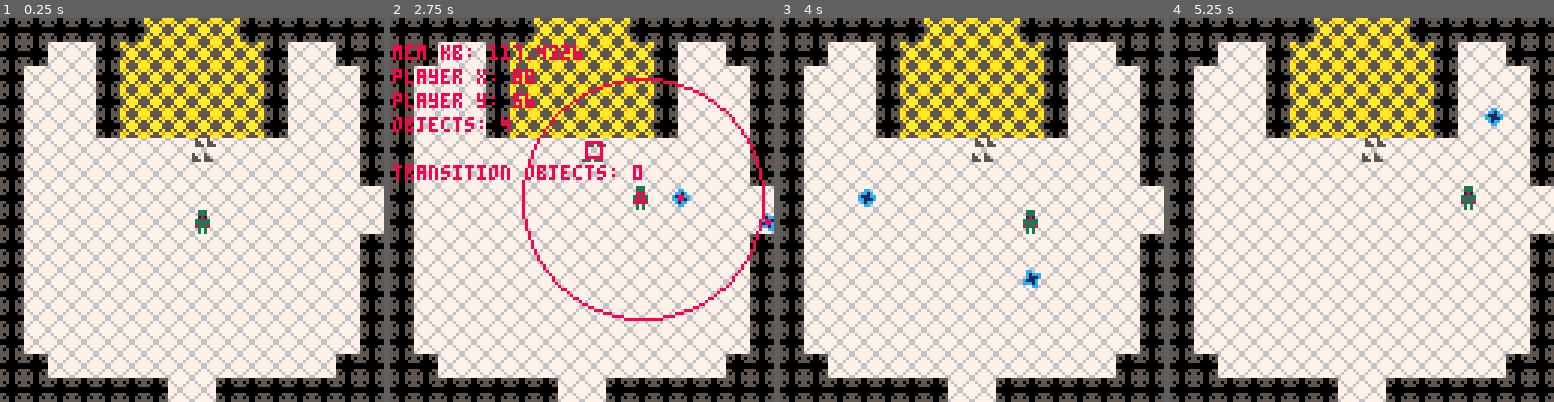
Above: before the commit, frames 1-4 (left to right).
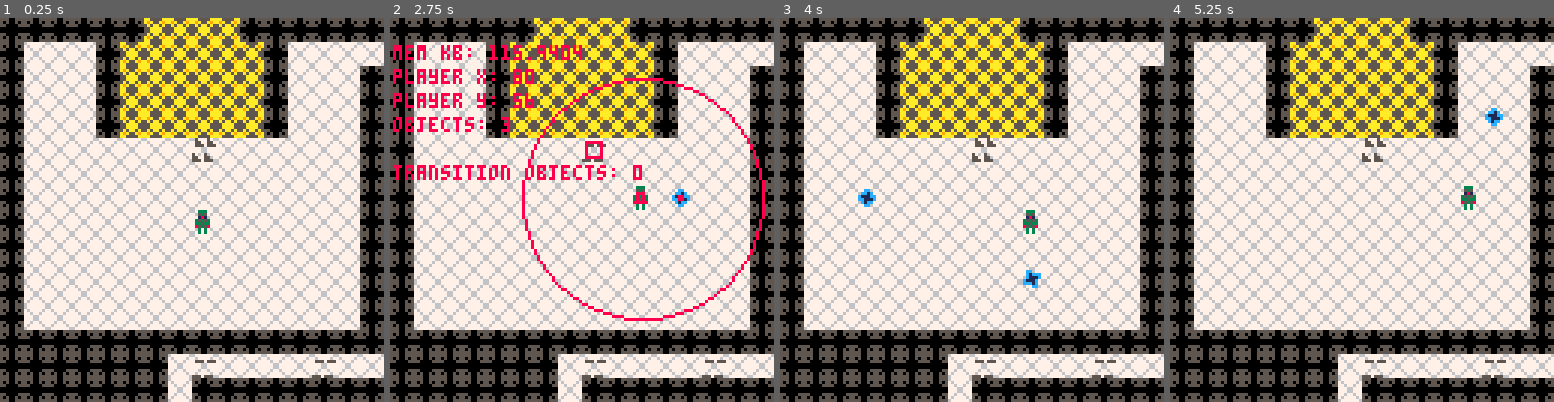
Above: after the commit, the same moments.

Repository: rledford/pico-door
Game: PICO-8 cartridge door.p8
Two runs of this game, one before a commit and one after it. Both use one fixed random seed, a clock stepped at 60 frames per second and the inputs below.
Inputs:
- Up to frame 1 (0.25 s): no input
- Up to frame 2 (2.75 s): tap X (X key) at 0.33, 1.07, 1.85 s; tap O (Z key) at 0.7, 1.7, 2.1, 2.5 s; hold Right 1.6-2.1 s; hold Up 2.15-2.42 s; hold Right from 2.47 s (still down)
- Up to frame 3 (4 s): tap O (Z key) at 2.9, 3.3, 3.7 s; tap X (X key) at 2.97 s; release Right at 3.03 s; hold Left 3.08-3.58 s; hold Down 3.63-3.97 s
- Up to frame 4 (5.25 s): hold Right 4.02-4.68 s; tap X (X key) at 4.08, 5.2 s; tap O (Z key) at 4.1, 4.5, 4.9 s; hold Up 4.73-5.03 s; hold Left from 5.08 s (still down)

The runs differ from the first frame. In frame 1, 11% of the frame differs, in the area x 6-100%, y 6-100%; in frame 2, 11%; in frame 3, 11%; in frame 4, 11%.

Commit message:
Update map layout, traps and spawn points.

Diff:
--- a/door.p8
+++ b/door.p8
@@ -1135,14 +1135,14 @@
 	return {x=flr(dest.x-pos.x),y=flr(dest.y-pos.y)}
 end
 __gfx__
-0000000055500555677777764444444467777776aa5555aa67766776090000900900009008800880088008800085880000858800880000886666666669a99a96
-0000000050500505767777674949494576777767a9a55a9a76555567909090099909909988888888800880080858858008588580800000086444444664944946
-00700700550000557767767744449449755575555a5aa5a5755665570000009009000000888888888000000805787780057877800000000049a99a9440000004
-000770000000000077766777455444447776677755aaaa5565677656090900000000909088888888800000080568765005687650000000004494494440000004
-000770000000000077766777455444447776677755aaaa55656776560000909009090000088888800800008008777750087777500000000049a99a9449a99a94
-00700700550000557767767744449449776776775a5aa5a5755665570900000000000090008888000080080005877850058778500000000049a99a9449a99a94
-0000000050500505767777674949494576777767a9a55a9a765555679009090999909099000880000008800005858580058585808000000849a99a9449a99a94
-0000000055500555677777764444444455575556aa5555aa67766776090000900900009000000000000000000855858008558580880000884444444444444444
+00000000555005556777777644c44c4467777776aa5555aa67766776090000900900009008800880088008800085880000858800880000886666666669a99a96
+000000005050050576777767cc4444cc76777767a9a55a9a76555567909090099909909988888888800880080858858008588580800000086444444664944946
+0070070055000055776776774c4cc4c4755575555a5aa5a5755665570000009009000000888888888000000805787780057877800000000049a99a9440000004
+00077000000000007776677744cccc447776677755aaaa5565677656090900000000909088888888800000080568765005687650000000004494494440000004
+00077000000000007776677744cccc447776677755aaaa55656776560000909009090000088888800800008008777750087777500000000049a99a9449a99a94
+0070070055000055776776774c4cc4c4776776775a5aa5a5755665570900000000000090008888000080080005877850058778500000000049a99a9449a99a94
+000000005050050576777767cc4444cc76777767a9a55a9a765555679009090999909099000880000008800005858580058585808000000849a99a9449a99a94
+00000000555005556777777644c44c4455575556aa5555aa67766776090000900900009000000000000000000855858008558580880000884444444444444444
 00000000000000000500050000000000000000000000000000000000000000000000000000000000000000000000000000000000000000000000000000000000
 000000000500050005500550000000000000000000000000000000000000000000000000000000000000000000000000000000000000000000cc0000000cc000
 0555055505550555055505550000000000000000000000000000000000000000000000000000000000000000000000000000b0000000300000c1ccc000cc1c00
@@ -1302,43 +1302,43 @@
 0000000000000000000000000000000000000000000000000000000000000000000000000000000000000000000000000000000000000000000000000000000000000000000000000000000000000000000000000000000000000000000000000000000000000000000000000000000000000000000000000000000000000000
 __map__
 0101010101010505050501010101010101010101010101010101010101010101000000000000000000000000000000000000000000000000000000000000000000000000000000000000000000000000000000000000000000000000000000000000000000000000000000000000000000000000000000000000000000000000
-0101020201050505050505010202010101060402020202020202020204060101000000000000000000000000000000000000000000000000000000000000000000000000000000000000000000000000000000000000000000000000000000000000000000000000000000000000000000000000000000000000000000000000
-0102020201050505050505010202020101040202020202020202020202040201000000000000000000000000000000000000000000000000000000000000000000000000000000000000000000000000000000000000000000000000000000000000000000000000000000000000000000000000000000000000000000000000
-0102020201050505050505010202020101020202020202020202020202020201000000000000000000000000000000000000000000000000000000000000000000000000000000000000000000000000000000000000000000000000000000000000000000000000000000000000000000000000000000000000000000000000
-0102020201050505050505010202020101020202020202020202020202020201000000000000000000000000000000000000000000000000000000000000000000000000000000000000000000000000000000000000000000000000000000000000000000000000000000000000000000000000000000000000000000000000
+0102020201050505050505010202020202020203040204020202020201010101000000000000000000000000000000000000000000000000000000000000000000000000000000000000000000000000000000000000000000000000000000000000000000000000000000000000000000000000000000000000000000000000
+0102020201050505050505010202020101010101020402020202020201010101000000000000000000000000000000000000000000000000000000000000000000000000000000000000000000000000000000000000000000000000000000000000000000000000000000000000000000000000000000000000000000000000
+0102020201050505050505010202020101020202040204020202020201010101000000000000000000000000000000000000000000000000000000000000000000000000000000000000000000000000000000000000000000000000000000000000000000000000000000000000000000000000000000000000000000000000
+0102020201050505050505010202020101020202020202020202020201010101000000000000000000000000000000000000000000000000000000000000000000000000000000000000000000000000000000000000000000000000000000000000000000000000000000000000000000000000000000000000000000000000
+0102020202020202020202020202020101020202020202020202020201010101000000000000000000000000000000000000000000000000000000000000000000000000000000000000000000000000000000000000000000000000000000000000000000000000000000000000000000000000000000000000000000000000
+0102020202020202020202020202020101020202020202020202020201010101000000000000000000000000000000000000000000000000000000000000000000000000000000000000000000000000000000000000000000000000000000000000000000000000000000000000000000000000000000000000000000000000
+0102020202020202020202020202020101020202020204020202020201010101000000000000000000000000000000000000000000000000000000000000000000000000000000000000000000000000000000000000000000000000000000000000000000000000000000000000000000000000000000000000000000000000
+0102020202020202020202020202020101020202060402040602020201010101000000000000000000000000000000000000000000000000000000000000000000000000000000000000000000000000000000000000000000000000000000000000000000000000000000000000000000000000000000000000000000000000
+0102020202020202020202020202020101020202020204020202020201010101000000000000000000000000000000000000000000000000000000000000000000000000000000000000000000000000000000000000000000000000000000000000000000000000000000000000000000000000000000000000000000000000
+0102020202020202020202020202020101020202020202020202020201010101000000000000000000000000000000000000000000000000000000000000000000000000000000000000000000000000000000000000000000000000000000000000000000000000000000000000000000000000000000000000000000000000
+0102020202020202020202020202020101020202020202020202020201010101000000000000000000000000000000000000000000000000000000000000000000000000000000000000000000000000000000000000000000000000000000000000000000000000000000000000000000000000000000000000000000000000
+0102020202020202020202020202020101020202020202020202020201010101000000000000000000000000000000000000000000000000000000000000000000000000000000000000000000000000000000000000000000000000000000000000000000000000000000000000000000000000000000000000000000000000
+0101010101010101010101010101010101020202020202020202020201010101000000000000000000000000000000000000000000000000000000000000000000000000000000000000000000000000000000000000000000000000000000000000000000000000000000000000000000000000000000000000000000000000
+0101010101010102040202020204020202020202020202020202020201010101000000000000000000000000000000000000000000000000000000000000000000000000000000000000000000000000000000000000000000000000000000000000000000000000000000000000000000000000000000000000000000000000
+0101010101010102010101010101010101010101010101010102010101010101000000000000000000000000000000000000000000000000000000000000000000000000000000000000000000000000000000000000000000000000000000000000000000000000000000000000000000000000000000000000000000000000
+0101010101010102010101010101010101010101010101010102010101010101000000000000000000000000000000000000000000000000000000000000000000000000000000000000000000000000000000000000000000000000000000000000000000000000000000000000000000000000000000000000000000000000
+0102020202020102010202020202020101020202020202020102010202020201000000000000000000000000000000000000000000000000000000000000000000000000000000000000000000000000000000000000000000000000000000000000000000000000000000000000000000000000000000000000000000000000
+0102020202020102010202020202020101020202020202020102010202020201000000000000000000000000000000000000000000000000000000000000000000000000000000000000000000000000000000000000000000000000000000000000000000000000000000000000000000000000000000000000000000000000
+0102020202020103010202020202020101020202020202020103010202020201000000000000000000000000000000000000000000000000000000000000000000000000000000000000000000000000000000000000000000000000000000000000000000000000000000000000000000000000000000000000000000000000
+0106020202020402040202020202060101020202020202020202020202020201000000000000000000000000000000000000000000000000000000000000000000000000000000000000000000000000000000000000000000000000000000000000000000000000000000000000000000000000000000000000000000000000
+0102020202020204020202020202020101020202020202020202020202020201000000000000000000000000000000000000000000000000000000000000000000000000000000000000000000000000000000000000000000000000000000000000000000000000000000000000000000000000000000000000000000000000
 0102020202020202020202020202020101020202020202020202020202020201000000000000000000000000000000000000000000000000000000000000000000000000000000000000000000000000000000000000000000000000000000000000000000000000000000000000000000000000000000000000000000000000
-0102020202020202020202020202020101010101020202020202020202020201000000000000000000000000000000000000000000000000000000000000000000000000000000000000000000000000000000000000000000000000000000000000000000000000000000000000000000000000000000000000000000000000
-0102020202020202020202020202020202020203040202020202020202020201000000000000000000000000000000000000000000000000000000000000000000000000000000000000000000000000000000000000000000000000000000000000000000000000000000000000000000000000000000000000000000000000
-0102020202020202020202020202020202020203040202020202020202020401000000000000000000000000000000000000000000000000000000000000000000000000000000000000000000000000000000000000000000000000000000000000000000000000000000000000000000000000000000000000000000000000
-0102020202020202020202020202020101010101020202020202020202040601000000000000000000000000000000000000000000000000000000000000000000000000000000000000000000000000000000000000000000000000000000000000000000000000000000000000000000000000000000000000000000000000
-0102020202020202020202020202020101020202020202020202020204060101000000000000000000000000000000000000000000000000000000000000000000000000000000000000000000000000000000000000000000000000000000000000000000000000000000000000000000000000000000000000000000000000
-0102020202020202020202020202020101020202020202020202020101010101000000000000000000000000000000000000000000000000000000000000000000000000000000000000000000000000000000000000000000000000000000000000000000000000000000000000000000000000000000000000000000000000
-0102020202020202020202020202020101020202020202020202020100000000000000000000000000000000000000000000000000000000000000000000000000000000000000000000000000000000000000000000000000000000000000000000000000000000000000000000000000000000000000000000000000000000
-0102020202020202020202020202020101020202020202020202020100000000000000000000000000000000000000000000000000000000000000000000000000000000000000000000000000000000000000000000000000000000000000000000000000000000000000000000000000000000000000000000000000000000
-0101020202020202020202020202010101060202020202020202060100000000000000000000000000000000000000000000000000000000000000000000000000000000000000000000000000000000000000000000000000000000000000000000000000000000000000000000000000000000000000000000000000000000
-0101010101010102020101010101010101010101010101010202010100000000010000000000000000000000000000000000000000000000000000000000000000000000000000000000000000000000000000000000000000000000000000000000000000000000000000000000000000000000000000000000000000000000
-0101010101010102020101010101010101010101010101010202010101010101010101010101010101010101000000000000000000000000000000000000000000000000000000000000000000000000000000000000000000000000000000000000000000000000000000000000000000000000000000000000000000000000
-0102020202020102020102020202020101010602020202010202010202020101060606060606060606060606000000000000000000000000000000000000000000000000000000000000000000000000000000000000000000000000000000000000000000000000000000000000000000000000000000000000000000000000
-0102020202020102020102020202020101060202020202010202010202020203060606060606060606060606000000000000000000000000000000000000000000000000000000000000000000000000000000000000000000000000000000000000000000000000000000000000000000000000000000000000000000000000
-0102020202020103030102020202020101020202020202010303010202020203060606060606060606060606000000000000000000000000000000000000000000000000000000000000000000000000000000000000000000000000000000000000000000000000000000000000000000000000000000000000000000000000
-0102020202060202020206020202020101020202020202020202020202020101010102020202020202020202000000000000000000000000000000000000000000000000000000000000000000000000000000000000000000000000000000000000000000000000000000000000000000000000000000000000000000000000
-0102020202020202020202020202020101020202020202020202020101010101000101010101020202020202000000000000000000000000000000000000000000000000000000000000000000000000000000000000000000000000000000000000000000000000000000000000000000000000000000000000000000000000
-0102020202020202020202020202020101020202020202020202020100000000000000000001020202020202000000000000000000000000000000000000000000000000000000000000000000000000000000000000000000000000000000000000000000000000000000000000000000000000000000000000000000000000
-0102020202020202020202020202020101020202020202020202020100000000000000000001020202020202000000000000000000000000000000000000000000000000000000000000000000000000000000000000000000000000000000000000000000000000000000000000000000000000000000000000000000000000
-0102020202020202020202020202020101020202020202020202020100000000000000000001020202020202000000000000000000000000000000000000000000000000000000000000000000000000000000000000000000000000000000000000000000000000000000000000000000000000000000000000000000000000
-0102020202020202020202020202020101020202020202020202020100000000000000000001010101010101000000000000000000000000000000000000000000000000000000000000000000000000000000000000000000000000000000000000000000000000000000000000000000000000000000000000000000000000
-0102020202020202020202020202020101020202020202020202020100000000000000000000000000000000000000000000000000000000000000000000000000000000000000000000000000000000000000000000000000000000000000000000000000000000000000000000000000000000000000000000000000000000
-0102020202020202020202020202020101020202020202020202060100000000000000000000000000000000000000000000000000000000000000000000000000000000000000000000000000000000000000000000000000000000000000000000000000000000000000000000000000000000000000000000000000000000
-0102020202020202020202020202020101020202020202020206010100000000000000000000000000000000000000000000000000000000000000000000000000000000000000000000000000000000000000000000000000000000000000000000000000000000000000000000000000000000000000000000000000000000
-0102020101010101010101010101010101020101010101010101010100000000000000000000000000000000000000000000000000000000000000000000000000000000000000000000000000000000000000000000000000000000000000000000000000000000000000000000000000000000000000000000000000000000
-0101040304020406040402060404020202020100000000000000000000000000000000000000000000000000000000000000000000000000000000000000000000000000000000000000000000000000000000000000000000000000000000000000000000000000000000000000000000000000000000000000000000000000
-0101010101010101010101010101010101010100000000000000000000000000000000000000000000000000000000000000000000000000000000000000000000000000000000000000000000000000000000000000000000000000000000000000000000000000000000000000000000000000000000000000000000000000
-…(9 lines of a section not shown)…
+0102020202020202020202020202020101020202020202020202020202020201000000000000000000000000000000000000000000000000000000000000000000000000000000000000000000000000000000000000000000000000000000000000000000000000000000000000000000000000000000000000000000000000
+0102020202020202020202020202020101020202020202020202020202020201000000000000000000000000000000000000000000000000000000000000000000000000000000000000000000000000000000000000000000000000000000000000000000000000000000000000000000000000000000000000000000000000
+0102020202020202020202020202020101020202020202020202020202020201000000000000000000000000000000000000000000000000000000000000000000000000000000000000000000000000000000000000000000000000000000000000000000000000000000000000000000000000000000000000000000000000
+0102020202020202020202020202020101020202020101010101010101010101000000000000000000000000000000000000000000000000000000000000000000000000000000000000000000000000000000000000000000000000000000000000000000000000000000000000000000000000000000000000000000000000
+0102020202020202020202020202020101020202020602020202020202020201000000000000000000000000000000000000000000000000000000000000000000000000000000000000000000000000000000000000000000000000000000000000000000000000000000000000000000000000000000000000000000000000
+0102020202020206020202020202020101020102020202020202020202020201000000000000000000000000000000000000000000000000000000000000000000000000000000000000000000000000000000000000000000000000000000000000000000000000000000000000000000000000000000000000000000000000
+0102020101010101010101010101010101030102020602020202020202020201000000000000000000000000000000000000000000000000000000000000000000000000000000000000000000000000000000000000000000000000000000000000000000000000000000000000000000000000000000000000000000000000
+0101040304020402040402020404020202020101010101010101010101010101000000000000000000000000000000000000000000000000000000000000000000000000000000000000000000000000000000000000000000000000000000000000000000000000000000000000000000000000000000000000000000000000
+0101010101010101010101010101010101010101010101010101010101010101000000000000000000000000000000000000000000000000000000000000000000000000000000000000000000000000000000000000000000000000000000000000000000000000000000000000000000000000000000000000000000000000
+…(9 lines of a section not shown)…
